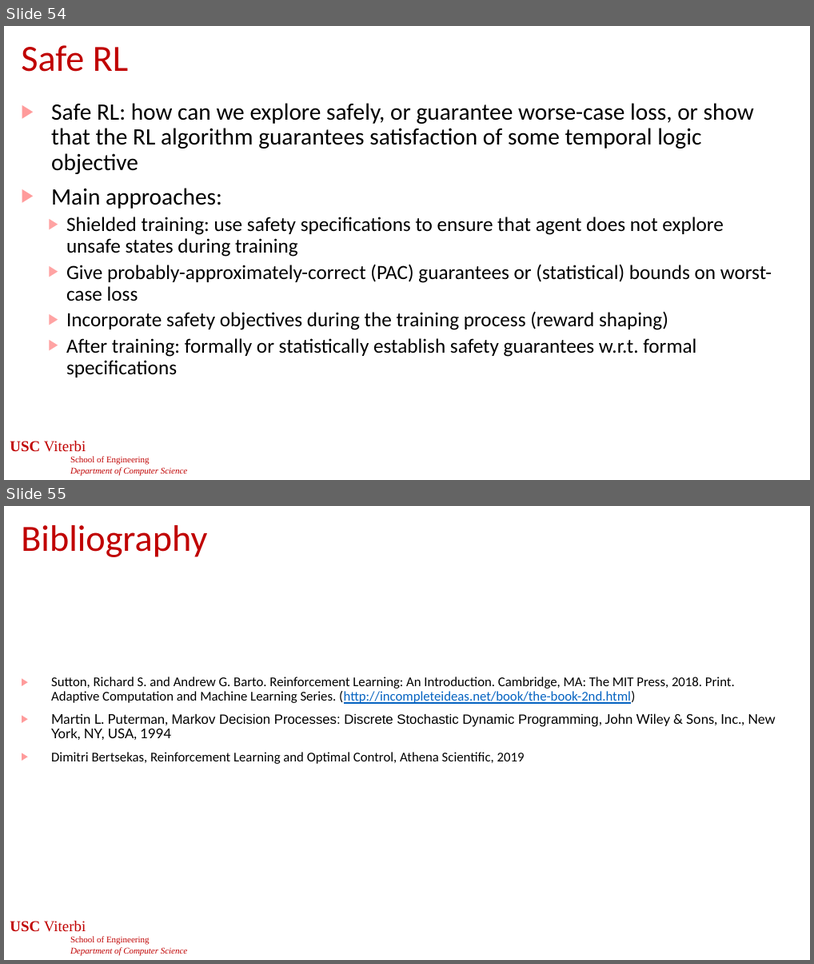
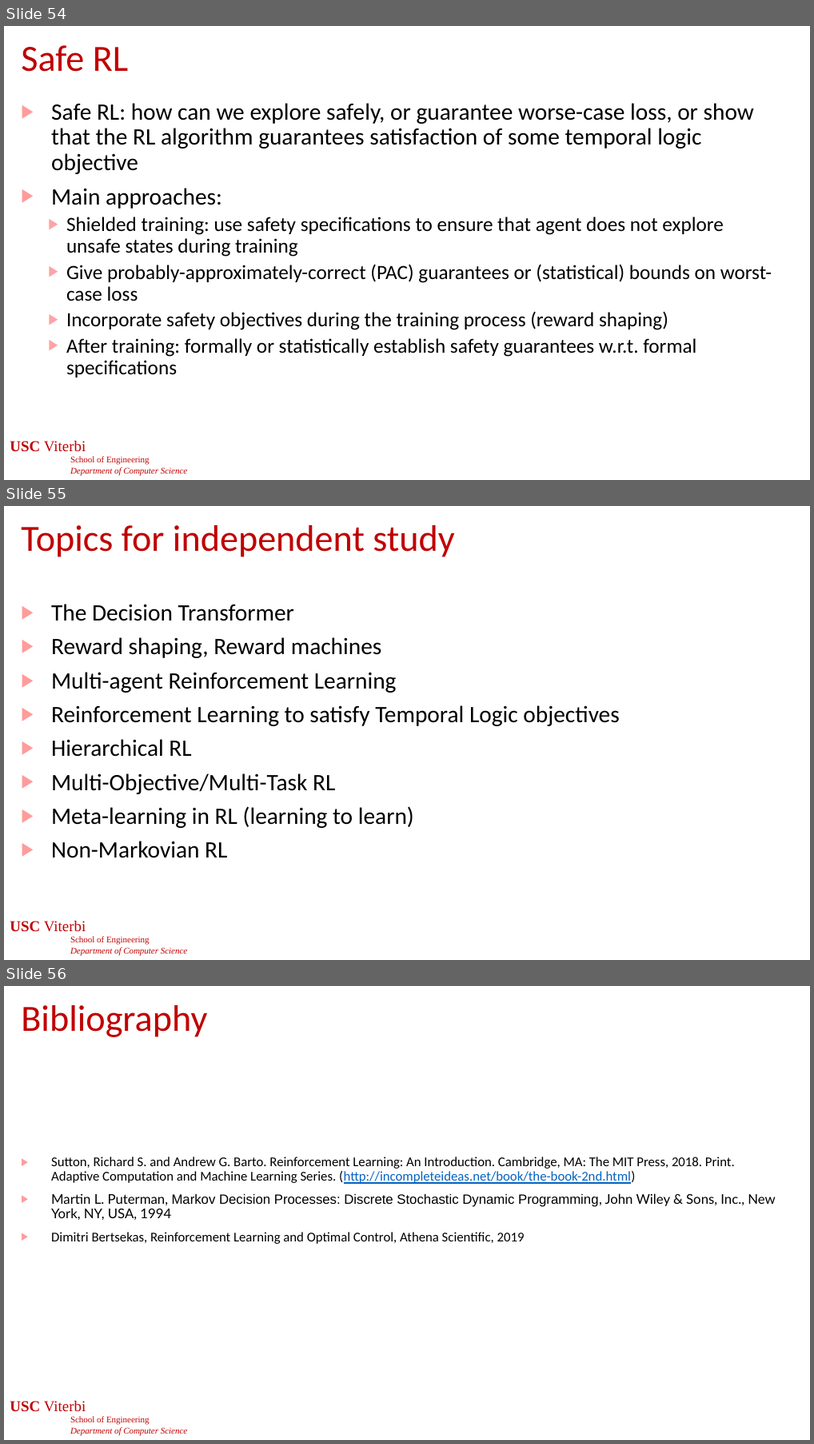
Before and after one commit to jdeshmukh/jdeshmukh.github.io, a slide deck: teaching/cs513-autocps-fall-2024/slides/RL.pptx. Shown one above the other, each under a label of ours: slides 54 and 55 before the commit, slides 54, 55 and 56 after it. The pictures are 814x964 and 814x1444 pixels, drawn with LibreOffice and Linux fonts; fonts in the diff are those of the drawing; background and template pictures are left out. Boxes give left, top, right and bottom in pixels: in the first picture for what was removed or moved away, otherwise in the second. Text is boxed around its words. In the diff, an @@ line names an element or a change of style, - is before the commit and + after.

```diff
--- a/teaching/cs513-autocps-fall-2024/slides/RL.pptx
+++ b/teaching/cs513-autocps-fall-2024/slides/RL.pptx
@@ slide 55 added at (4, 506, 810, 960), background #FFFFFF; not listed: 1 template element that a slide beside it also shows @@
@@ title added at (21, 525, 454, 557), 44 pt, text #C00000 @@
+Topics for independent study
@@ text added at (51, 604, 619, 858), 28 pt, text #000000 @@
+▶ The Decision Transformer
+▶ Reward shaping, Reward machines
+▶ Multi-agent Reinforcement Learning
+▶ Reinforcement Learning to satisfy Temporal Logic objectives
+▶ Hierarchical RL
+▶ Multi-Objective/Multi-Task RL
+▶ Meta-learning in RL (learning to learn)
+▶ Non-Markovian RL
@@ page number added at (315, 929, 497, 953), 24 pt, text #FFFFFF @@
+55
@@ what was slide 55 is now slide 56 @@
```
Also in this commit, not shown: 4 slides changed, 2 other files.
